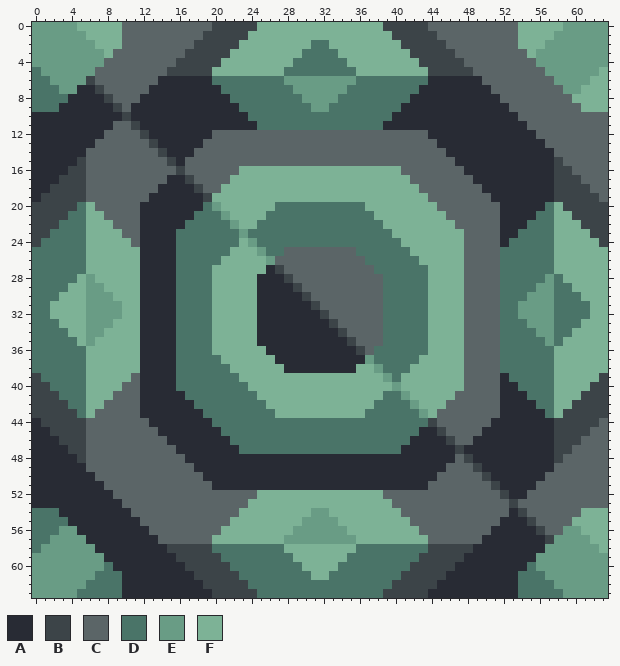
File history of a pixel-art sprite, sprites/blocks/power/kiten-generator.png. Above: the version before the commit.
The file is 64x64 pixels.
Palette (. is transparent): A #282b34  B #3c4448  C #5b6567  D #4a7468  E #699c85  F #7db296
And afterwards:
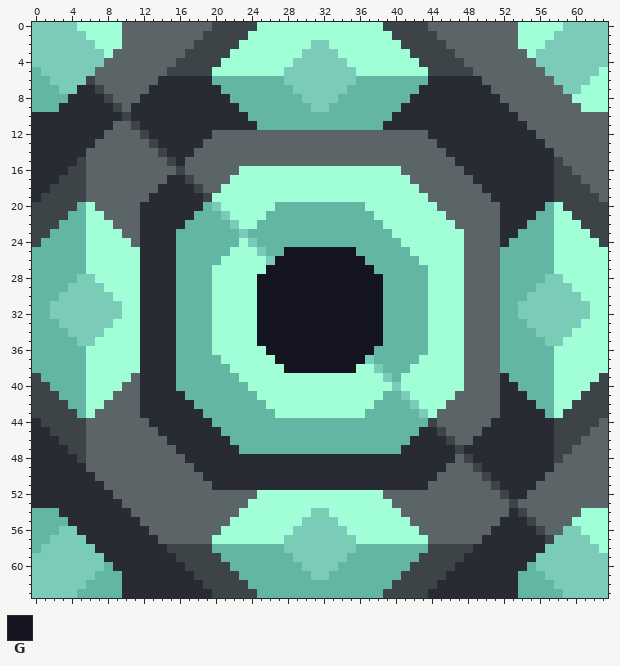
Colours new in this view: G #151522
The exact change:
Colour D changes from #4a7468 to #62b6a3.
Colour E changes from #699c85 to #7bcbb9.
Colour F changes from #7db296 to #a0ffd6.
Colour D becomes colour E in row 2 at x 31 to 32; in row 3 at x 30 to 33; in row 4 at x 29 to 34; in row 5 at x 28 to 35; in row 28 at x 58; in row 29 at x 58 to 59.
Colour D becomes colour E in row 30 at x 58 to 60; in rows 31 to 32 at x 58 to 61; in row 33 at x 58 to 60; in row 34 at x 58 to 59; in row 35 at x 58.
Colour F becomes colour E in row 28 at x 5; in row 29 at x 4 to 5; in row 30 at x 3 to 5; in rows 31 to 32 at x 2 to 5; in row 33 at x 3 to 5; in row 34 at x 4 to 5.
Colour F becomes colour E in row 35 at x 5; in row 58 at x 28 to 35; in row 59 at x 29 to 34; in row 60 at x 30 to 33; in row 61 at x 31 to 32.
Colour A becomes colour G in row 27 at x 26; in row 28 at x 25 to 27; in row 29 at x 25 to 28; in row 30 at x 25 to 29; in row 31 at x 25 to 30; in row 32 at x 25 to 31.
Colour A becomes colour G in row 33 at x 25 to 32; in row 34 at x 25 to 33; in row 35 at x 25 to 34; in row 36 at x 26 to 35; in row 37 at x 27 to 36; in row 38 at x 28 to 35.
Colour B becomes colour G in row 27 at x 27; in row 28 at x 28; in row 29 at x 29; in row 30 at x 30; in row 31 at x 31; in row 32 at x 32.
Colour B becomes colour G in row 33 at x 33; in row 34 at x 34; in row 35 at x 35; in row 36 at x 36.
Colour C becomes colour G in row 25 at x 28 to 35; in row 26 at x 27 to 36; in row 27 at x 28 to 37; in row 28 at x 29 to 38; in row 29 at x 30 to 38; in row 30 at x 31 to 38.
Colour C becomes colour G in row 31 at x 32 to 38; in row 32 at x 33 to 38; in row 33 at x 34 to 38; in row 34 at x 35 to 38; in row 35 at x 36 to 38; in row 36 at x 37.
